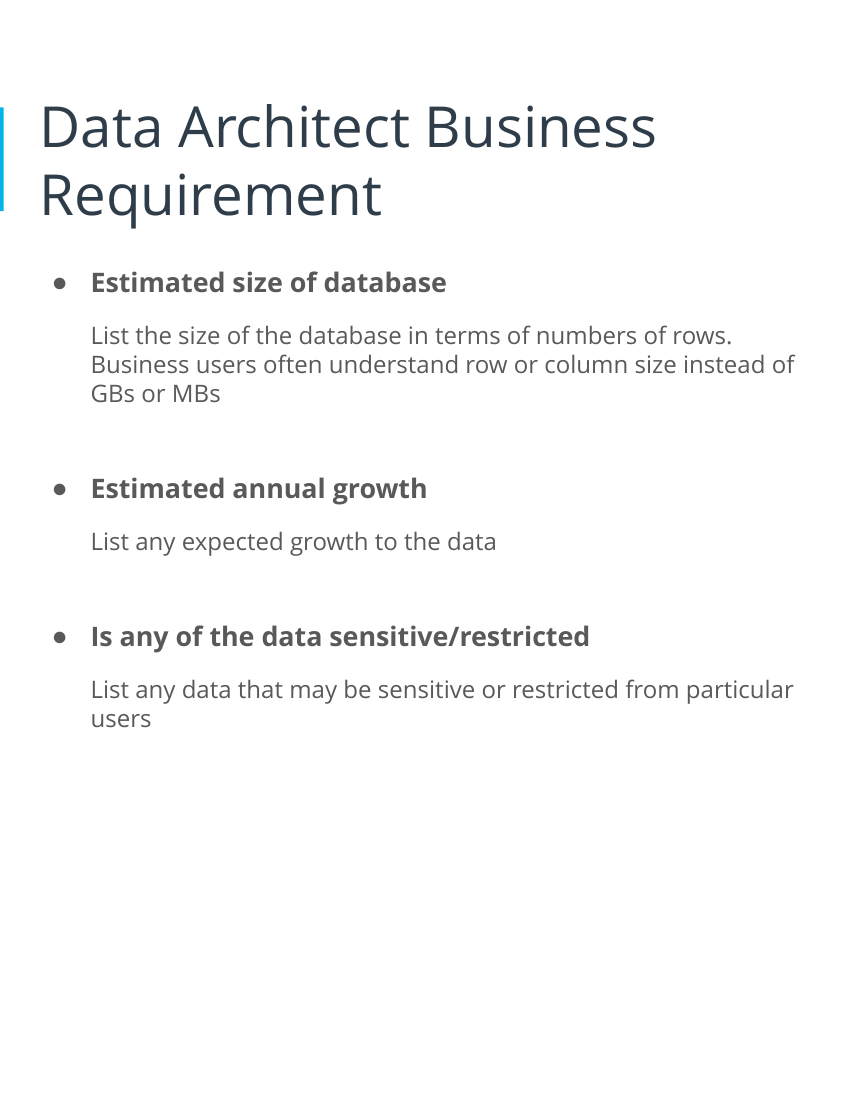
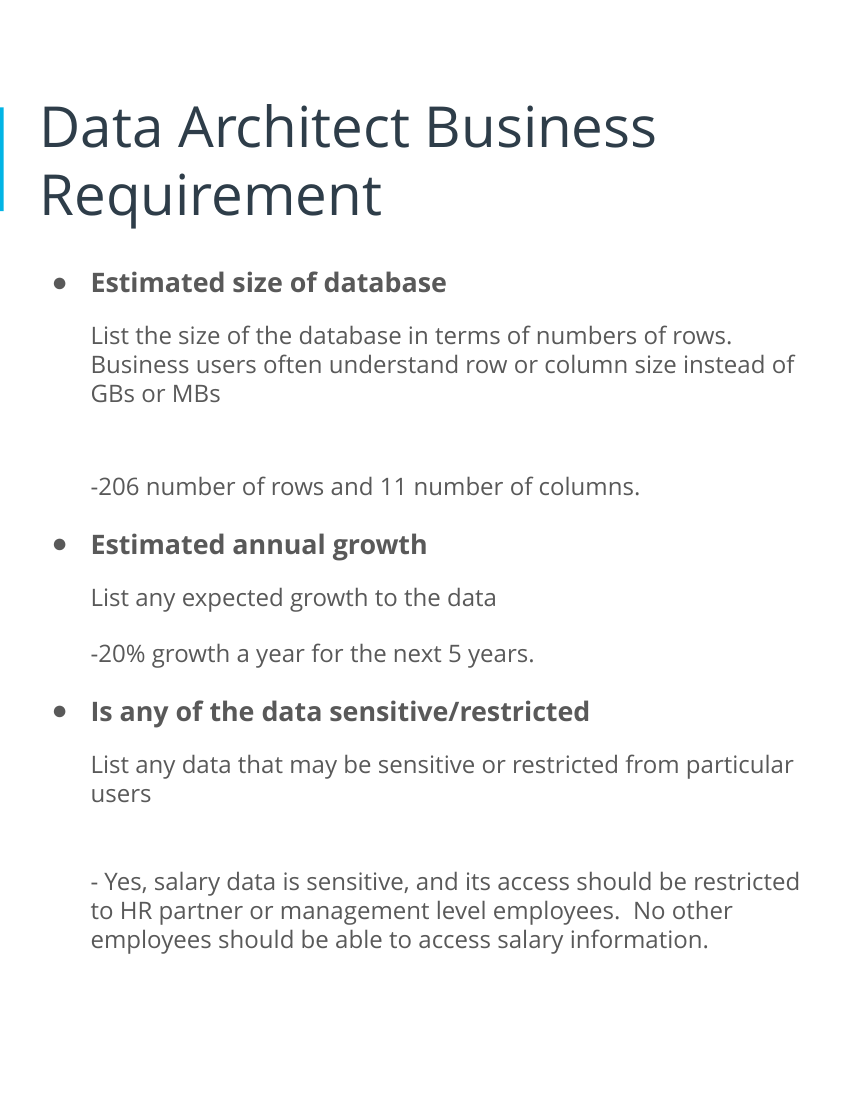
Before and after one commit to arpitsharma9/da-ud-design_hr_db, a slide deck: slide 6 of HR_Dataset_Assignment.pptx (slide 5 before the commit). Drawn at 865x1120 pixels with LibreOffice and Linux fonts; fonts in the diff are those of the drawing. Boxes give left, top, right and bottom in pixels: in the first picture for what was removed or moved away, otherwise in the second. Text is boxed around its words. In the diff, an @@ line names an element or a change of style, - is before the commit and + after.

```diff
--- a/HR_Dataset_Assignment.pptx
+++ b/HR_Dataset_Assignment.pptx
@@ text at [91,476,641,496]: paragraph added @@
+  -206 number of rows and 11 number of columns.
@@ text at [91,643,535,668]: paragraph added @@
+  -20% growth a year for the next 5 years.
@@ text at [91,871,800,954]: paragraph added @@
+- Yes, salary data is sensitive, and its access should be restricted to HR partner or management level employees. No other employees should be able to access salary information.
```
Also in this commit, not shown: 2 other slides changed, 1 slide added.
